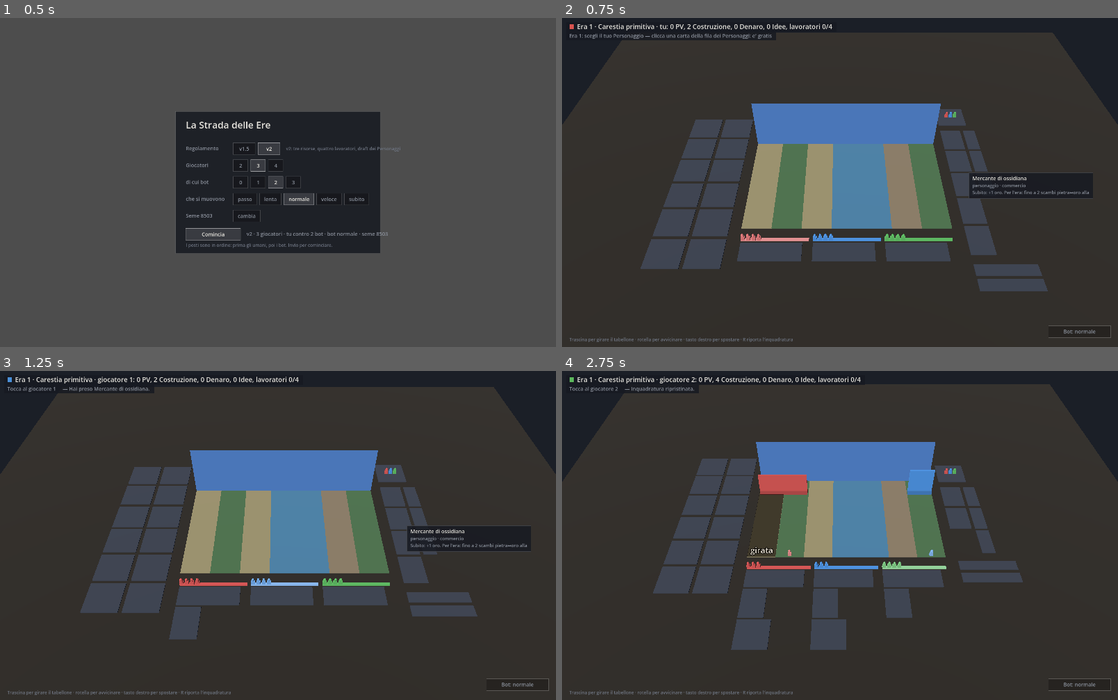
Above: before the commit, frames 1-4 (two rows, left to right).
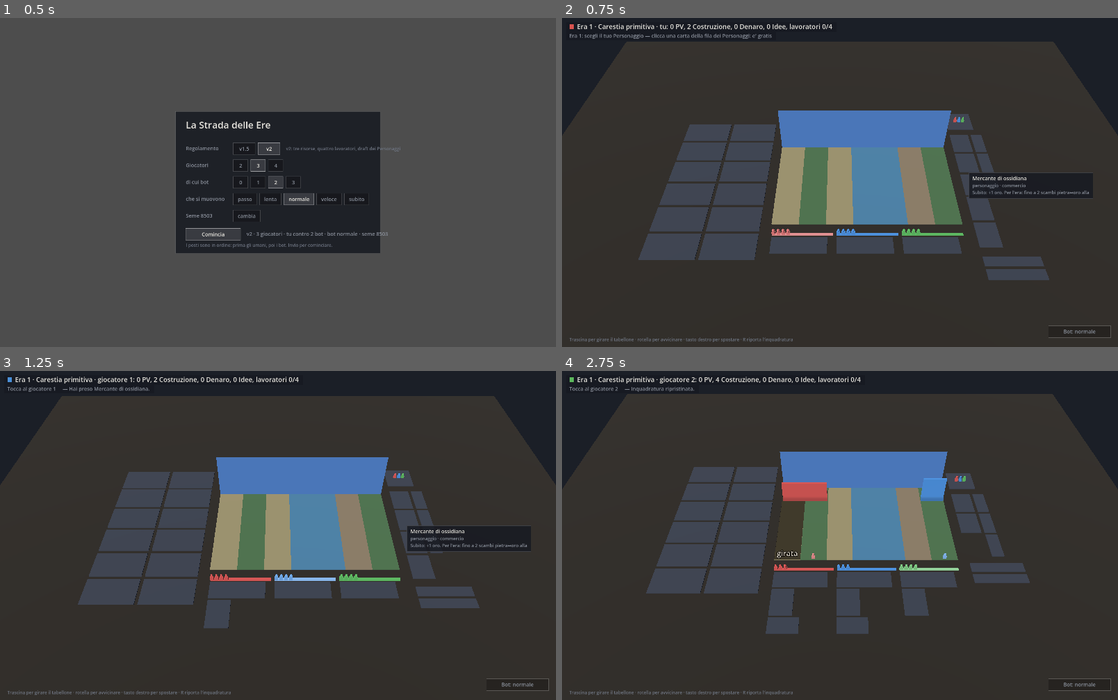
Above: after the commit, the same moments.

Repository: Tannoiser2/The-Street
Game: Godot game, scene res://scenes/gioca.tscn
Two runs of this game, one before a commit and one after it. Both use one fixed random seed, a clock stepped at 60 frames per second and the inputs below.
Inputs (mouse positions are in pixels of both pictures, inside the frame that each line leads up to):
- Up to frame 1 (0.5 s): no input
- Up to frame 2 (0.75 s): tap Enter at 0.5, 0.6 s; move the mouse to (962, 166) at 0.52 s; click (962, 166) at 0.67 s
- Up to frame 3 (1.25 s): tap Space at 0.77 s
- Up to frame 4 (2.75 s): tap Space at 1.25, 1.52 s; move the mouse to (728, 551) at 1.27 s; tap Keypad Enter at 1.35 s; click (728, 551) at 1.42 s; move the mouse to (895, 463) at 2.02 s; tap R at 2.1 s; click (895, 463) at 2.17 s

Frame 1 is identical in both runs. In frame 2, 17% of the frame differs, in the area x 0-100%, y 4-84%; in frame 3, 17%; in frame 4, 17%, in the area x 0-100%, y 4-85%.

Commit message:
Le carte degli edifici della v2: estratte dai PDF nuovi e usate a schermo (registro 120)
Il designer ha caricato cinque PDF, uno per era, con le carte edificio
della v2. tools/estrai_grafica.py ritaglia ogni carta sul suo bordo e la
salva per id, leggendo il testo stampato per la mappatura e confrontando
ogni carta con data/cards-v2.json: 71 edifici su 74 coincidono; tre case
portano il Lampo di prima del registro 117 e le Case operaie (tolte al
116) sono ancora stampate. La vista v2 usa le facce nuove per mercato,
riserva e ventagli, con il posto del mercato alle proporzioni della carta
orizzontale e le colossali contenute; la v1.5 non cambia.

Co-Authored-By: Claude Opus 5.5 <noreply@anthropic.com>
Claude-Session: https://claude.ai/code/session_014QusJSVCrj3ZCjDYDQmZ2R

Diff:
--- a/scripts/tools/test_view.gd
+++ b/scripts/tools/test_view.gd
@@ -66,6 +66,7 @@
 	_run("lo scheletro del lavoratore sotto il potenziamento (v2)", _test_scheletro_lavoratore)
 	_run("la rovina senza rudere resta in piedi, girata (v2)", _test_rovina_senza_rudere)
 	_run("il riepilogo finale con i nomi del regolamento v2", _test_riepilogo_v2)
+	_run("le facce degli edifici della v2", _test_facce_v2)
 	print("\n%d superati, %d falliti" % [_passed, _failed])
 	get_tree().quit(0 if _failed == 0 else 1)
 
@@ -2819,3 +2820,29 @@
 	_eq("nessun canale della v2 resta fuori dalla tabella (%s)" % ", ".join(fuori), fuori.size(), 0)
 	_ok("  e la Verticalita' non e' una colonna", not noti.has("verticalita"))
 	CardDB.load_db(CardDB.DB_PATH)
+
+
+# Registro 120: nella v2 il mercato mostra le facce della v2, ritagliate dai
+# PDF Edifici_<Era>_Era_A4.pdf, con le proporzioni della carta nuova
+# (orizzontale); la v1.5 resta com'era. La grafica non e' versionata: se non
+# e' stata estratta, la v2 torna alla faccia della v1.5.
+func _test_facce_v2() -> void:
+	var m1 := BoardLayout3D.misura_carta("mercato")
+	_ok("nella v1.5 il posto del mercato e' quasi quadrato", absf(m1.x / m1.y - 1.0) < 0.1)
+	_ok("  e la faccia e' quella della v1.5",
+		BoardLayout3D.carta_path("mercato", "ed_dolmen").contains("/edifici/"))
+	if not FileAccess.file_exists("res://data/cards-v2.json"): return
+	CardDB.load_db("res://data/cards-v2.json")
+	var m2 := BoardLayout3D.misura_carta("mercato")
+	_ok("nella v2 il posto del mercato e' orizzontale come la carta (%.2f)" % (m2.x / m2.y),
+		absf(m2.x / m2.y - 194.4 / 115.6) < 0.01)
+	_eq("  alla stessa altezza delle altre carte", m2.y, BoardLayout3D.ALTEZZA_CARTA)
+	var v2 := BoardLayout3D.CARTELLA_EDIFICI_V2 % "ed_dolmen"
+	if ResourceLoader.exists(v2):
+		_eq("  e la faccia e' quella della v2", BoardLayout3D.carta_path("mercato", "ed_dolmen"), v2)
+		_ok("  anche per le case della riserva",
+			BoardLayout3D.carta_path("mercato", "ed_casa_e1_s").contains("/edifici_v2/"))
+	else:
+		_ok("  senza grafica estratta torna alla faccia della v1.5",
+			BoardLayout3D.carta_path("mercato", "ed_dolmen").contains("/edifici/"))
+	CardDB.load_db(CardDB.DB_PATH)
--- a/scripts/view/board_layout_3d.gd
+++ b/scripts/view/board_layout_3d.gd
@@ -471,8 +471,21 @@
 	"dinastia": ["dorsi", "png"],
 }
 
+# Nella v2 gli edifici hanno le loro facce (registro 120: i cinque PDF
+# Edifici_<Era>_Era_A4.pdf, ritagliati da tools/estrai_grafica.py per id),
+# con costi in tre risorse, Rendita e Lampo stampati: la faccia della v1.5
+# porta i numeri di un altro gioco. Se la faccia v2 non c'e' (grafica non
+# estratta) si torna a quella della v1.5, meglio di un riquadro vuoto.
+const CARTELLA_EDIFICI_V2 := "res://assets/carte/edifici_v2/%s.png"
+
+static func e_v2() -> bool:
+	return str(CardDB.ruleset).begins_with("v2")
+
 static func carta_path(tipo: String, id: String) -> String:
 	if not CARTELLE_CARTE.has(tipo): return ""
+	if tipo == "mercato" and e_v2():
+		var v2 := CARTELLA_EDIFICI_V2 % id
+		if ResourceLoader.exists(v2): return v2
 	var d: Array = CARTELLE_CARTE[tipo]
 	return "res://assets/carte/%s/%s.%s" % [d[0], id, d[1]]
 
@@ -796,8 +809,15 @@
 const CARTE_IN_PIEDI: Array[String] = ["mercato", "personaggio",
 	"potenziamento", "dinastia"]
 
+# La carta edificio della v2 e' orizzontale, 194 x 116 pt sul foglio (le
+# colossali due o tre volte piu' larghe, e si appoggiano contenute nello
+# stesso posto: vedi _carta_stesa). Il posto del mercato nella v2 prende
+# le sue proporzioni, se no la faccia si schiaccerebbe in un quadrato.
+const MISURE_CARTE_V2 := {"mercato": Vector2(194.4, 115.6)}
+
 static func misura_carta(tipo: String) -> Vector2:
 	var m: Vector2 = MISURE_CARTE.get(tipo, Vector2(CARTA, CARTA))
+	if e_v2() and MISURE_CARTE_V2.has(tipo): m = MISURE_CARTE_V2[tipo]
 	if not (tipo in CARTE_IN_PIEDI) or m.y <= 0.0: return m
 	return Vector2(m.x * ALTEZZA_CARTA / m.y, ALTEZZA_CARTA)
 
--- a/scripts/view/board_view_3d.gd
+++ b/scripts/view/board_view_3d.gd
@@ -290,14 +290,26 @@
 # Senza immagine resta il rettangolo colorato: assets/ si rigenera dai PDF e
 # non e' versionata, quindi la plancia deve reggere anche senza.
 func _carta_stesa(box: AABB, percorso: String, tinta: Color,
-		giu := false, stampa := Color.WHITE) -> void:
+		giu := false, stampa := Color.WHITE, contieni := false) -> void:
 	var m := _scatola(box.size, tinta)
 	m.position = box.position + box.size / 2.0
 	add_child(m)
 	if percorso == "" or not ResourceLoader.exists(percorso): return
 	var tex := load(percorso) as Texture2D
 	if tex == null: return
-	var piano := _quad(Vector2(box.size.x, box.size.z), stampa, true)
+	# Le carte delle file (`contieni`) si appoggiano CONTENUTE nel posto
+	# quando le proporzioni sono molto diverse: le colossali della v2 sono
+	# larghe due o tre carte e, tirate nel posto di una, diventavano
+	# illeggibili. Sotto il 20% di scarto (le carte della v1.5, 0,92 contro
+	# 1,01) si riempie come prima. Le tessere colonna no: il loro disegno va
+	# steso sull'intera tessera, 63 x 271, qualunque sia l'immagine.
+	var dim := Vector2(box.size.x, box.size.z)
+	if contieni:
+		var rt := float(tex.get_width()) / maxf(1.0, float(tex.get_height()))
+		var rb := dim.x / maxf(0.001, dim.y)
+		if rt > rb * 1.2: dim.y = dim.x / rt
+		elif rt < rb / 1.2: dim.x = dim.y * rt
+	var piano := _quad(dim, stampa, true)
 	piano.rotate_x(-PI / 2.0)
 	# Il titolo della carta va dalla parte opposta a chi guarda, come una
 	# carta vera appoggiata sul tavolo davanti a se'.
@@ -728,7 +740,7 @@
 		var stampa := Color.WHITE
 		if bool(c.get("sepolta", false)): stampa = CARTA_SEPOLTA
 		elif bool(c.get("spenta", false)): stampa = CARTA_SPENTA
-		_carta_stesa(r, percorso, sfondo * stampa, false, stampa)
+		_carta_stesa(r, percorso, sfondo * stampa, false, stampa, true)
 		# Niente scritte sopra: il nome e i numeri escono nel riquadro che
 		# segue il mouse. I numeri li' vengono dai DATI e non dal disegno,
 		# perche' quelli stampati sono vecchi - su 44 edifici su 60 lo Scavo
Not shown, changed: README.md
Not shown, changed: docs/domande-aperte.md
Not shown, changed: docs/materiali-di-stampa.md
Not shown, changed: docs/passaggio-di-consegne.md
Not shown, changed: tools/estrai_grafica.py
